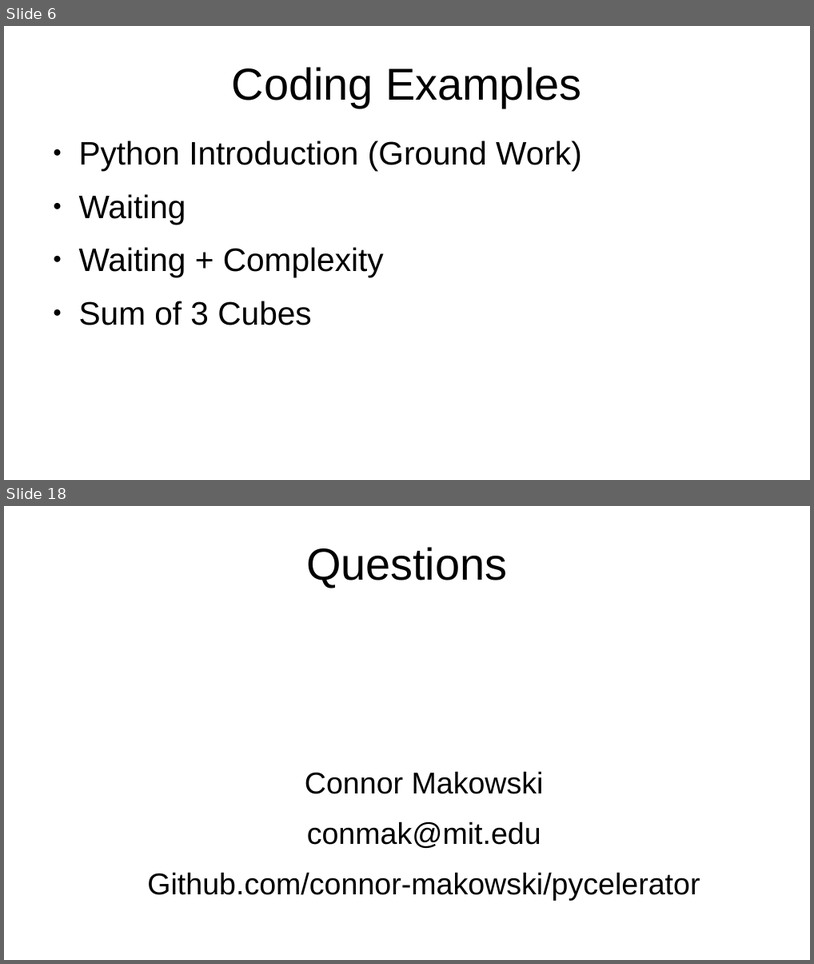
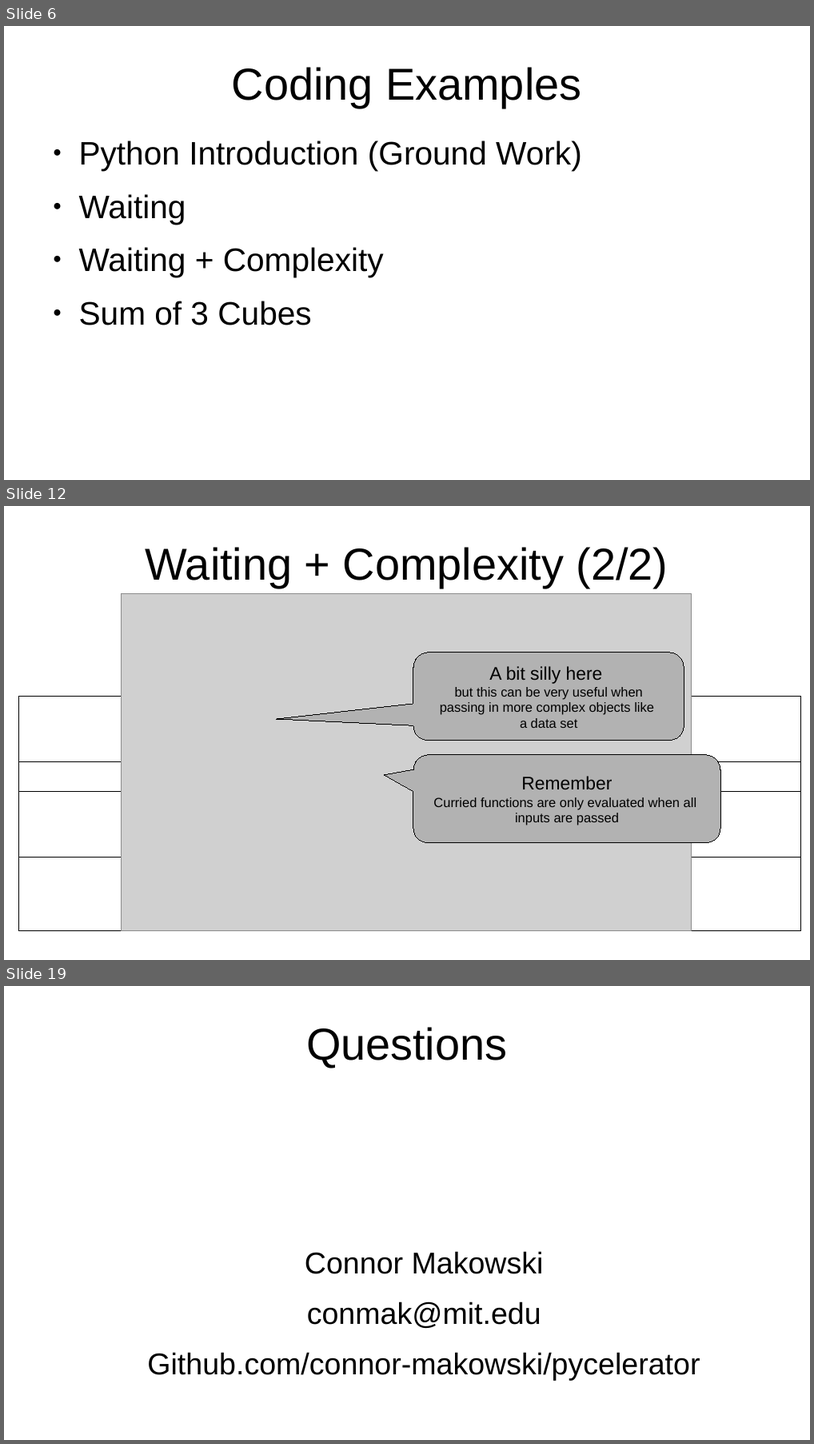
Before and after one commit to connor-makowski/pycelerator, a slide deck: pycelerator.odp. Shown one above the other, each under a label of ours: slides 6 and 18 before the commit, slides 6, 12 and 19 after it; the slides between them are not shown. The pictures are 814x964 and 814x1444 pixels, drawn with LibreOffice and Linux fonts; fonts in the diff are those of the drawing; grey boxes stand for pictures. Boxes give left, top, right and bottom in pixels: in the first picture for what was removed or moved away, otherwise in the second. Text is boxed around its words. In the diff, an @@ line names an element or a change of style, - is before the commit and + after.

```diff
--- a/pycelerator.odp
+++ b/pycelerator.odp
@@ slide 12 added at (4,506,810,960), background #FFFFFF @@
@@ title added at (145,547,669,588), 44 pt, text #000000 @@
+Waiting + Complexity (2/2)
@@ picture added at (121,594,692,931) @@
@@ rounded speech box added at (414,652,685,740), fill #B2B2B2, outline #000000 0 pt, 13 pt, text #000000 @@
+A bit silly here
+but this can be very useful when
+passing in more complex objects like
+a data set
@@ rectangle added at (18,696,802,762), fill #FFFFFF, outline #000000 0 pt @@
@@ rectangle added at (18,762,802,797), fill #FFFFFF, outline #000000 0 pt @@
@@ rounded speech box added at (414,755,721,843), fill #B2B2B2, outline #000000 0 pt, 13 pt, text #000000 @@
+Remember
+Curried functions are only evaluated when all
+inputs are passed
@@ rectangle added at (18,792,802,857), fill #FFFFFF, outline #000000 0 pt @@
@@ rectangle added at (18,857,802,931), fill #FFFFFF, outline #000000 0 pt @@
@@ what was slide 18 is now slide 19 @@
```
Also in this commit, not shown: 7 slides changed, 4 other slides added, 4 slides removed, 6 other files.
